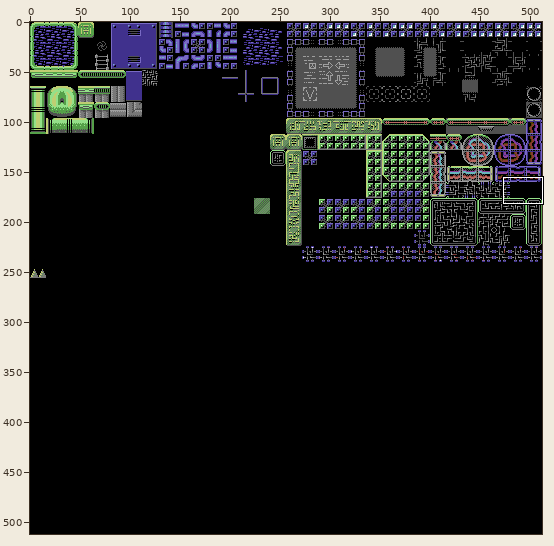
Sprite sheet -- assets/graphics/tilesets/Tileset.png. Above: a wide view before the commit, with the close-up outlined.
Close-up. Earlier state:
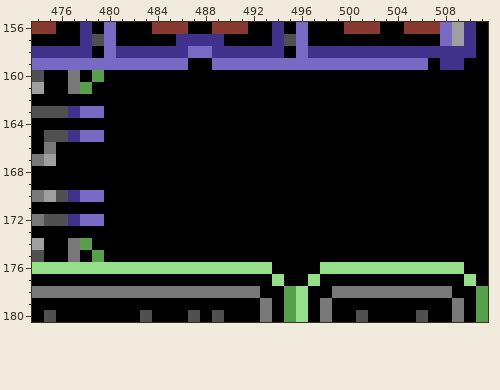
The file is 512x512 pixels. Shown: x 474..511, y 156..180.
After the commit:
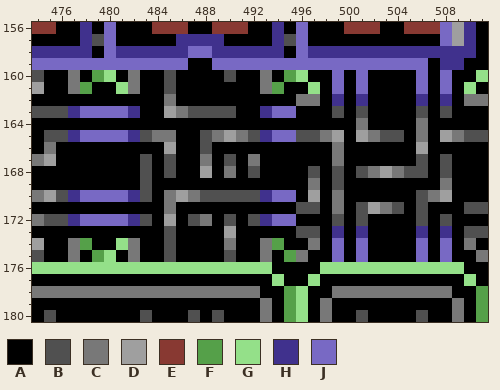
Palette (. is transparent): A #000000  B #505050  C #787878  D #9f9f9f  E #883932  F #55a049  G #94e089  H #40318d  J #7869c4
What changed:
Changed rows in their new state; - is an unchanged pixel.
first column x 480:
160 G-C--B----B--C-FG--J-J----J-J--G
161 -GC--B-------CF--G-J-J----J-J-G-
162 -----C----------CC-H-H----H-H-CC
163 JJH--DCBBBB--HJJ---B-B----B-B---
164 ---------------------C----C-----
165 JJHBCC--BCDCBHJJBBCD-DCBB-C-DCBB
166 -----D--B----------C------D-----
167 ---B-B--C-B-C------C------B-B---
168 ---B-B--D-C-B----B-B-BCDCBB-B---
169 ---B-------------C-B--------C---
170 JJHB-CDCBBBBBHJJ-D-C------BCD---
171 -----C----------BB-C-BDCB-B---BB
172 JJHB-D-BC-B-BHJJ---B-B----B-B---
173 -----B----D-----BB-H-H----H-H-BB
174 -GC--B----C--CF--C-J-J----J-J-C-
175 G-C--B----B--C-FC--J-J----J-J--C
Changed places in both close-ups, as pixel boxes (x1, y1, x2, y2):
changed: (104, 70, 488, 262)
